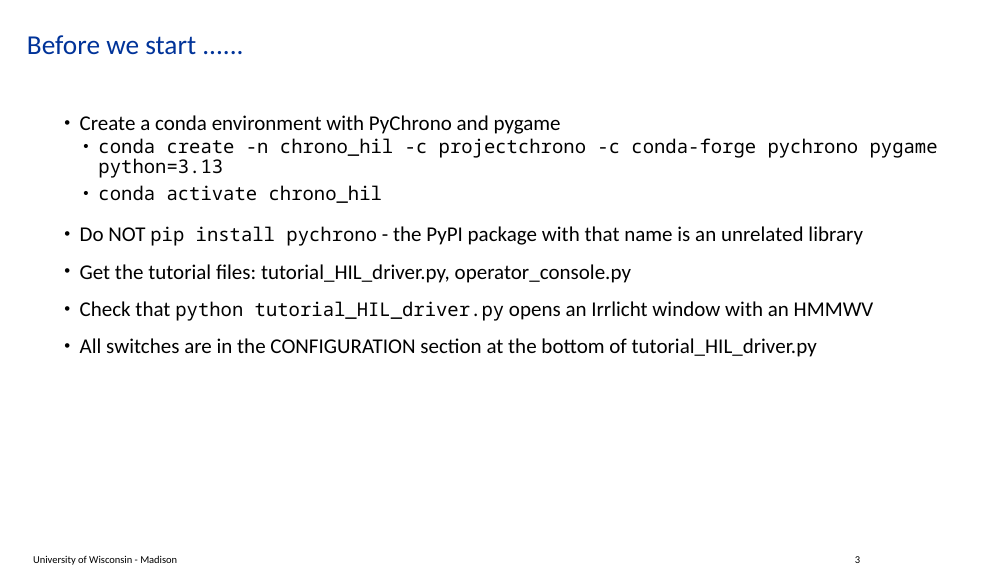
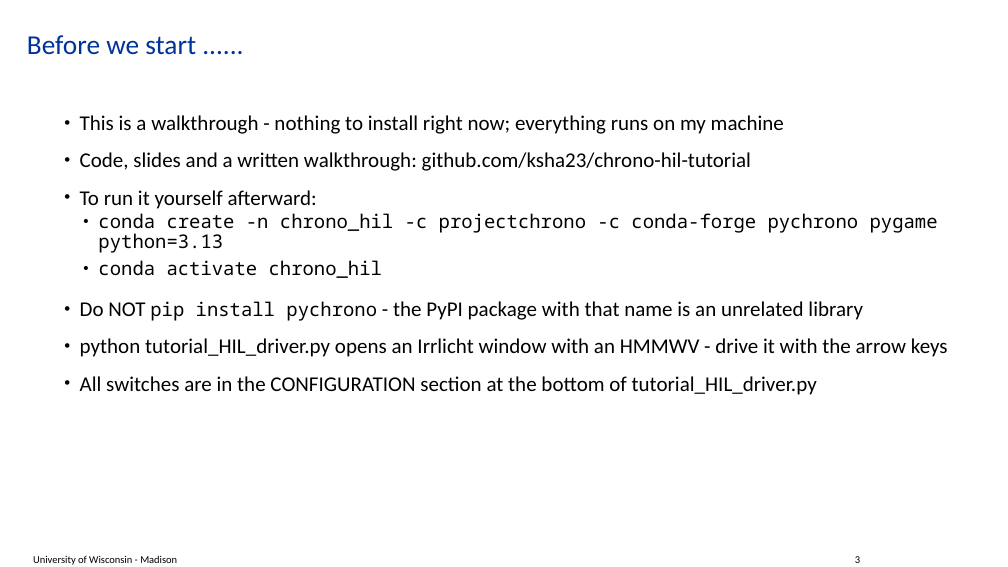
Before and after one commit to ksha23/chrono-hil-tutorial, a slide deck: slide 3 of tutorial_HIL_driver.pptx. Drawn at 1008x567 pixels with LibreOffice and Linux fonts; fonts in the diff are those of the drawing; background and template pictures are left out. Boxes give left, top, right and bottom in pixels: in the first picture for what was removed or moved away, otherwise in the second. Text is boxed around its words. In the diff, an @@ line names an element or a change of style, - is before the commit and + after.

```diff
--- a/tutorial_HIL_driver.pptx
+++ b/tutorial_HIL_driver.pptx
@@ text at box(80, 115, 784, 209): text changed @@
-• Create a conda environment with PyChrono and pygame
+• This is a walkthrough - nothing to install right now; everything runs on my machine
+• Code, slides and a written walkthrough: github.com/ksha23/chrono-hil-tutorial
+• To run it yourself afterward:
@@ text at box(80, 338, 948, 357): text changed @@
-• Get the tutorial files: tutorial_HIL_driver.py, operator_console.py
-• Check that python tutorial_HIL_driver.py opens an Irrlicht window with an HMMWV
+• python tutorial_HIL_driver.py opens an Irrlicht window with an HMMWV - drive it with the arrow keys
```
Also in this commit, not shown: 13 other slides changed, 3 other files.
